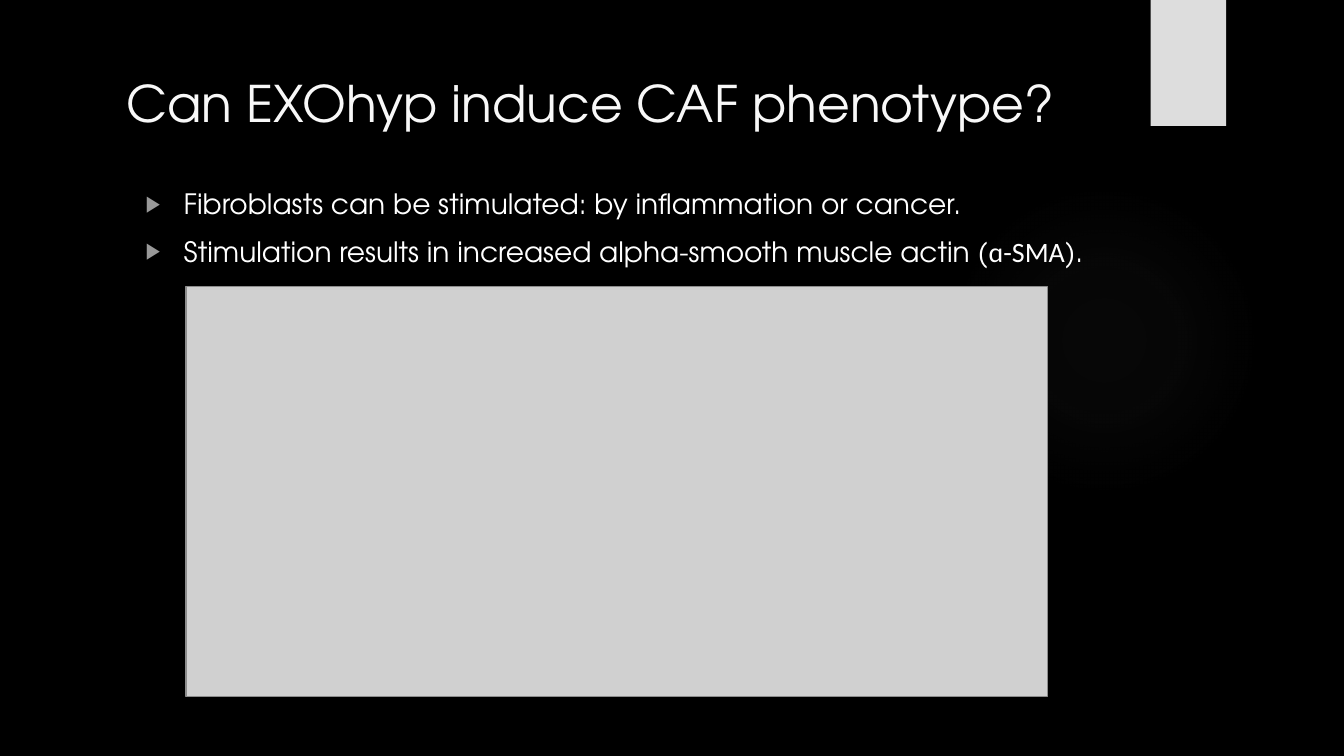
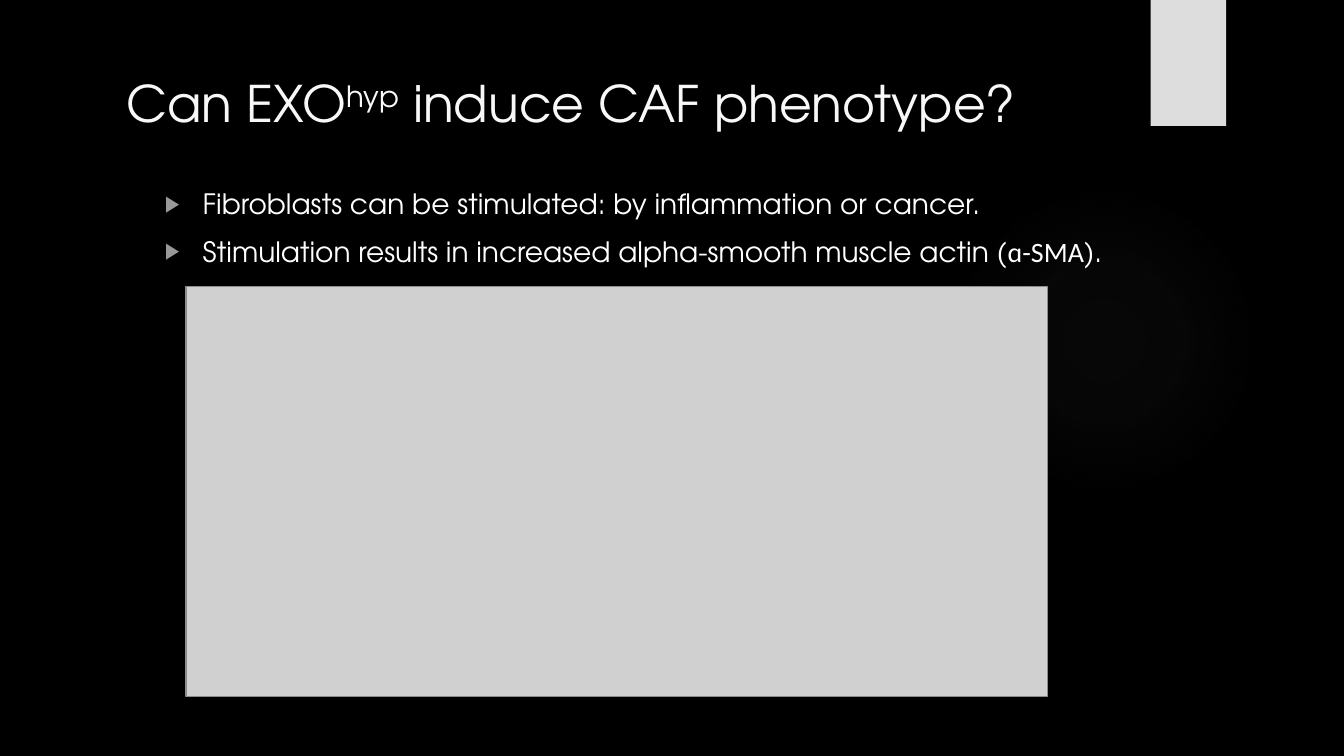
Before and after one commit to HarleyRobinson/Honours2, a slide deck: slide 10 of BackgroundInfo/JCslides.pptx. Drawn at 1344x756 pixels with LibreOffice and Linux fonts; fonts in the diff are those of the drawing; grey boxes stand for pictures; background and template pictures are left out. Boxes give left, top, right and bottom in pixels: in the first picture for what was removed or moved away, otherwise in the second. Text is boxed around its words. In the diff, an @@ line names an element or a change of style, - is before the commit and + after.

```diff
--- a/BackgroundInfo/JCslides.pptx
+++ b/BackgroundInfo/JCslides.pptx
@@ title "Can EXOhyp induce CAF phenotype?" at (x1=126, y1=84, x2=1016, y2=132): now superscript in "EXOhyp" @@
@@ text "Fibroblasts can be stimulated: by ..." moved from (x1=184, y1=193, x2=1084, y2=268) to (x1=203, y1=193, x2=1103, y2=268) @@
```
Also in this commit, not shown: 9 other slides changed, 2 other files.
